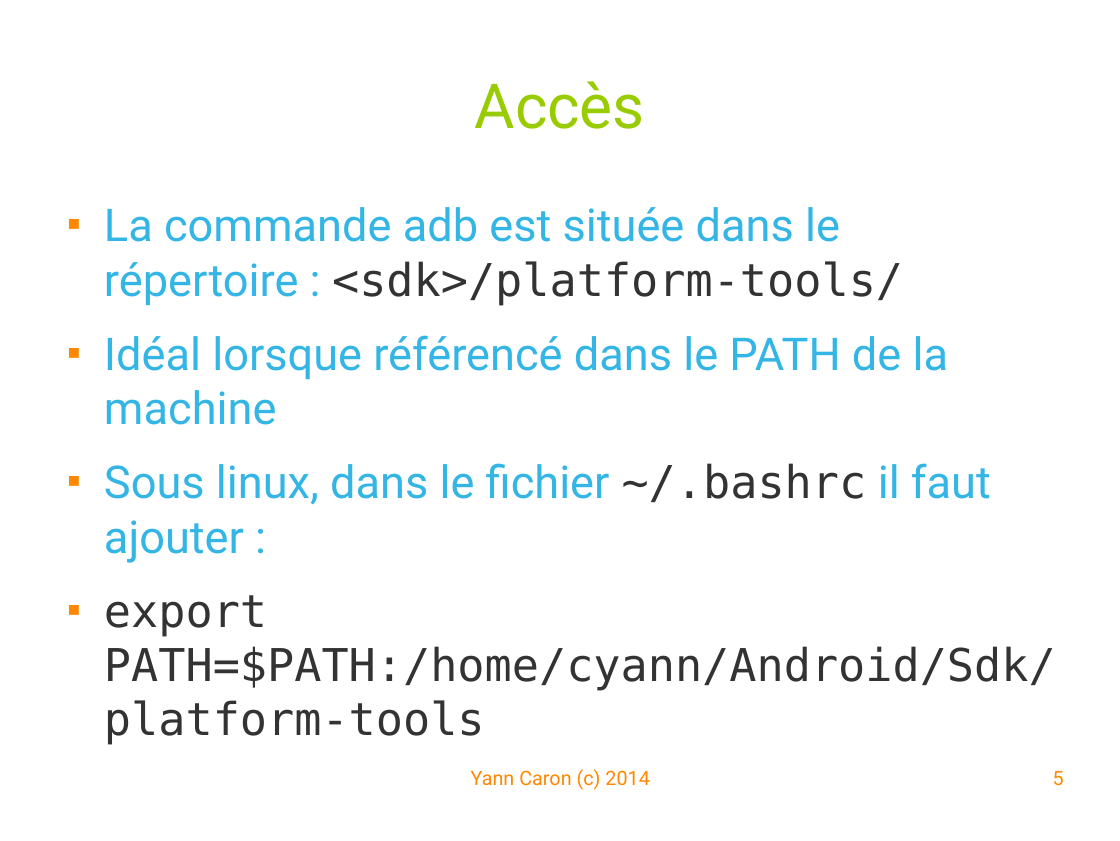
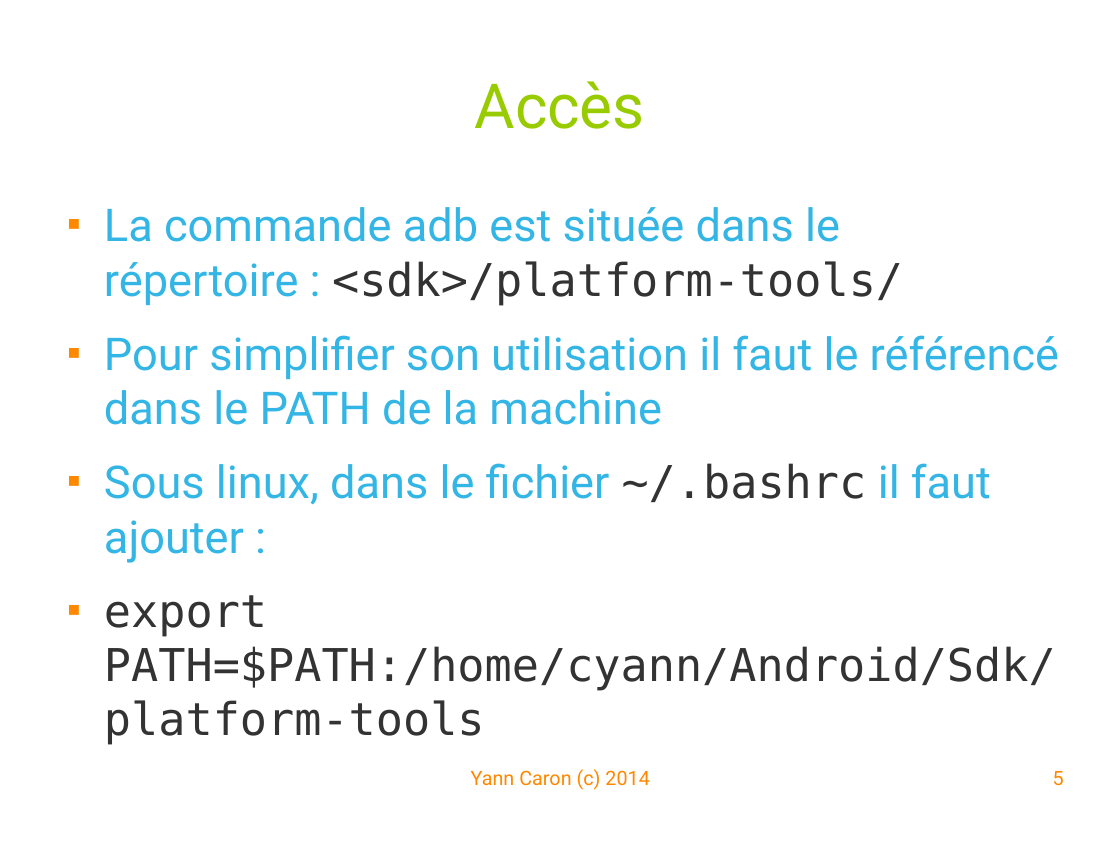
Before and after one commit to YannCaron/Android-ENSG, a slide deck: slide 5 of 07 - Techniques avancées - ADB.odp. Drawn at 1120x841 pixels with LibreOffice and Linux fonts; fonts in the diff are those of the drawing; background and template pictures are left out. Boxes give left, top, right and bottom in pixels: in the first picture for what was removed or moved away, otherwise in the second. Text is boxed around its words. In the diff, an @@ line names an element or a change of style, - is before the commit and + after.

```diff
--- a/07 - Techniques avancées - ADB.odp
+++ b/07 - Techniques avancées - ADB.odp
@@ text at (104, 335, 1059, 425): text changed @@
-■ Idéal lorsque référencé dans le PATH de la machine
+■ Pour simplifier son utilisation il faut le référencé dans le PATH de la machine
```
Also in this commit, not shown: 6 other slides changed, 1 slide added.
